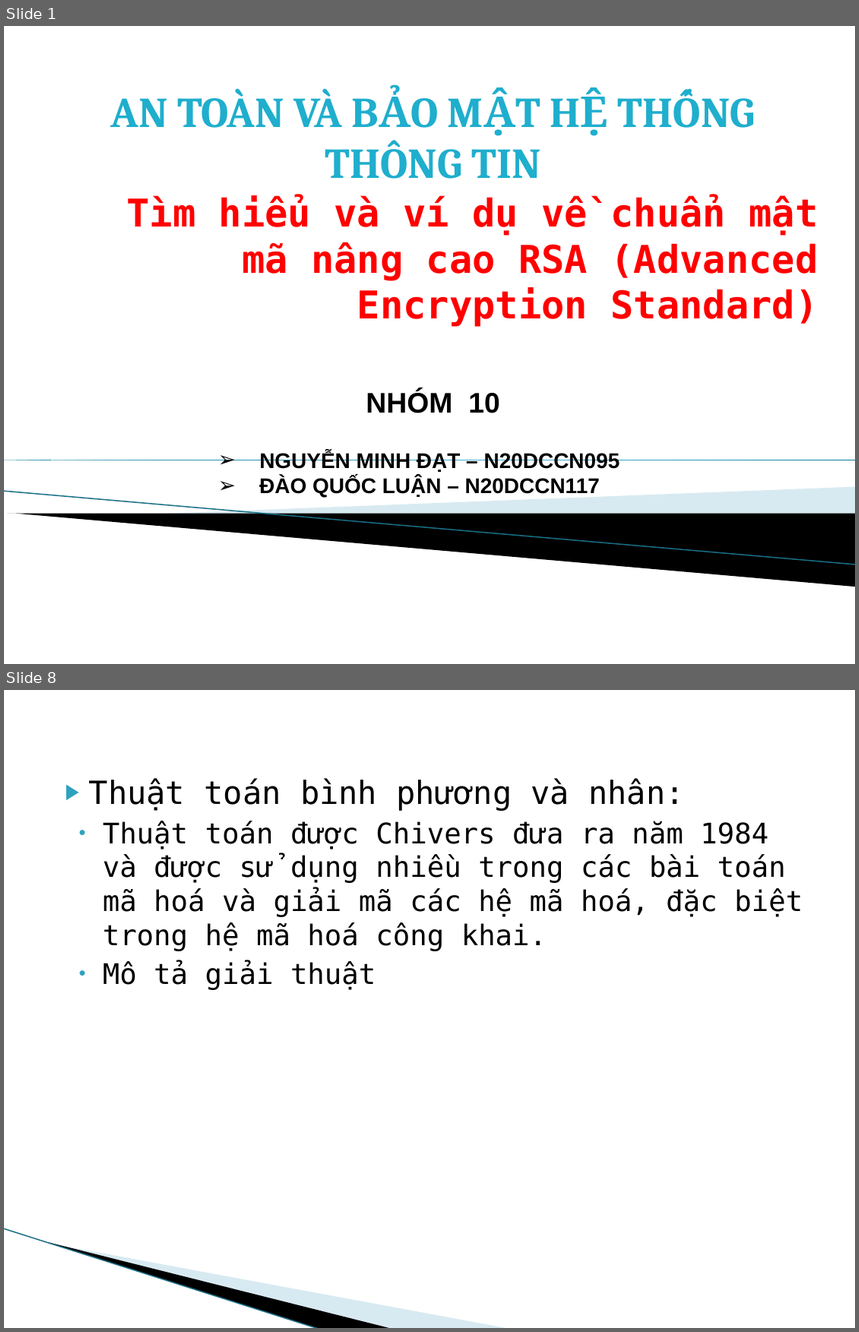
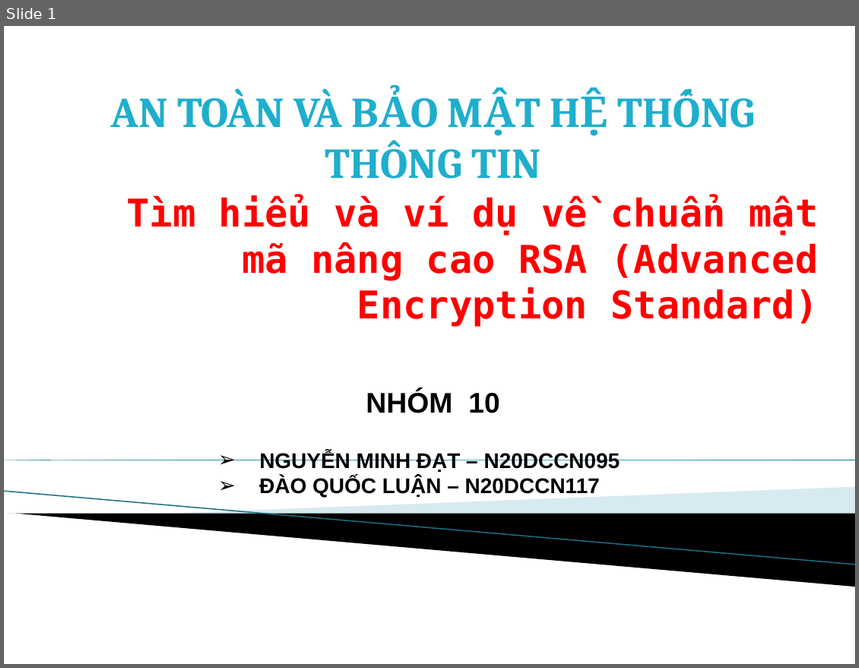
Before and after one commit to datnmdev/RSA-ATVBMTT, a slide deck: ATVBMHTTT.pptx. Shown one above the other, each under a label of ours: slides 1 and 8 before the commit, slide 1 after it; the slides between them are not shown. The pictures are 859x1332 and 859x668 pixels, drawn with LibreOffice and Linux fonts; fonts in the diff are those of the drawing; background and template pictures are left out. Boxes give left, top, right and bottom in pixels: in the first picture for what was removed or moved away, otherwise in the second. Text is boxed around its words. In the diff, an @@ line names an element or a change of style, - is before the commit and + after.

```diff
--- a/ATVBMHTTT.pptx
+++ b/ATVBMHTTT.pptx
@@ slide 8 removed at box(4, 690, 855, 1328), background #FFFFFF @@
@@ text removed at box(89, 778, 803, 990) @@
-▶ Thuật toán bình phương và nhân:
-• Thuật toán được Chivers đưa ra năm 1984 và được sử dụng nhiều trong các bài toán mã hoá và giải mã các hệ mã hoá, đặc biệt trong hệ mã hoá công khai.
-• Mô tả giải thuật
@@ line removed from (4, 1229) to (320, 1328) @@
@@ freeform shape removed at box(49, 1243, 393, 1328) @@
@@ freeform shape removed at box(51, 1243, 510, 1328) @@
```
Also in this commit, not shown: 9 slides changed, 13 slides added, 7 other slides removed, 12 other files.
